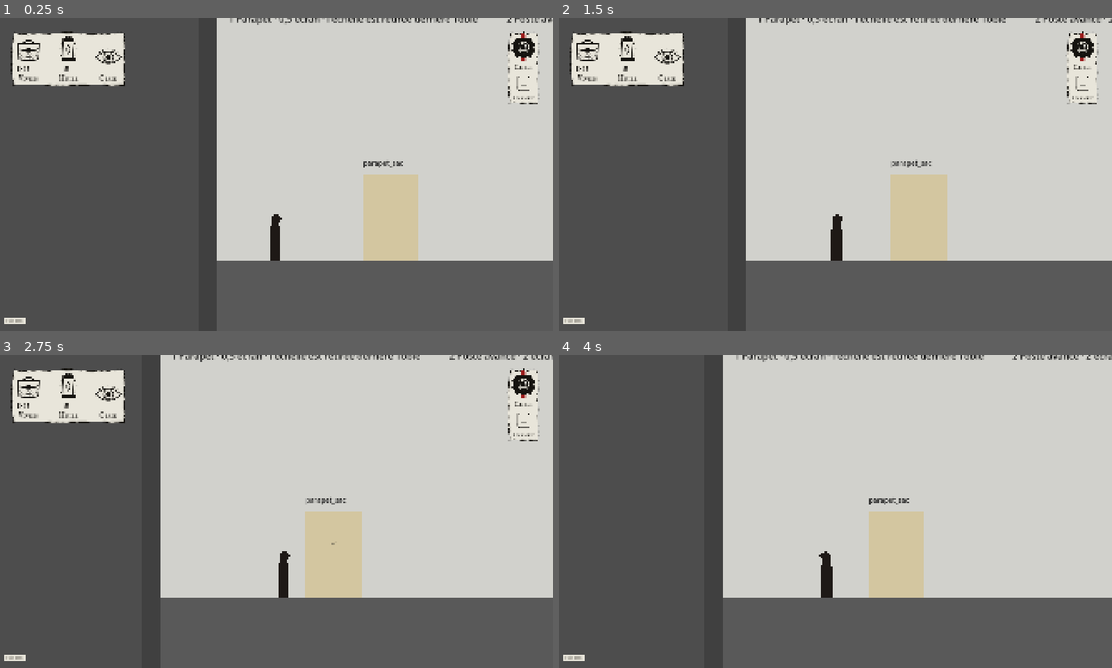
Above: before the commit, frames 1-4 (two rows, left to right).
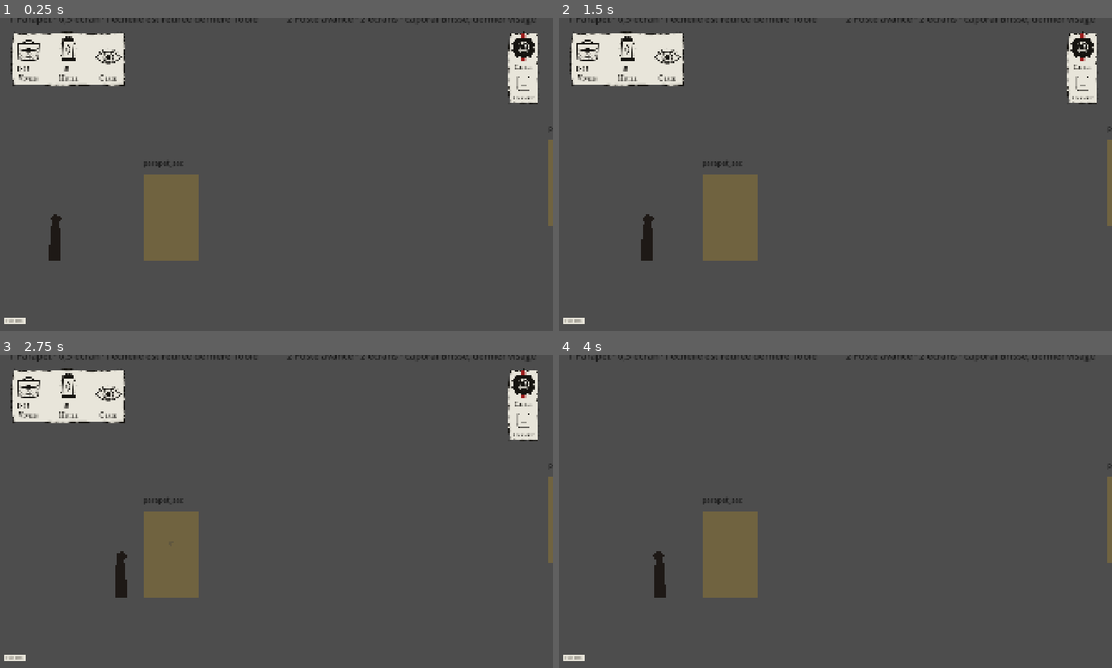
Above: after the commit, the same moments.

Repository: Mazklaus/le-dernier-pli
Game: Godot game, scene res://scenes/etapes/etape_02/etape_02.tscn
Two runs of this game, one before a commit and one after it. Both use one fixed random seed, a clock stepped at 60 frames per second and the inputs below. This scene is started directly instead of the project's main scene.
Inputs (mouse positions are in pixels of both pictures, inside the frame that each line leads up to):
- Up to frame 1 (0.25 s): no input
- Up to frame 2 (1.5 s): tap Enter (ui_accept) at 0.5, 0.77 s; move the mouse to (957, 158) at 0.52 s; hold D (deplacer_droite) 0.53-1.25 s; tap 1 (choix_1) at 0.6 s; click (957, 158) at 0.67 s; drag from (724, 190) to (923, 237) at 1.27 s
- Up to frame 3 (2.75 s): move the mouse to (331, 442) at 2.02 s; hold D (deplacer_droite) from 2.03 s (still down); tap 3 (choix_3) at 2.1 s
- Up to frame 4 (4 s): release D (deplacer_droite) at 2.75 s; drag from (807, 574) to (669, 464) at 2.77 s; move the mouse to (1001, 558) at 3.52 s; press the mouse at (1001, 558) at 3.53 s; hold A (deplacer_gauche) from 3.53 s (still down); tap Enter (ui_accept) at 3.77 s

The runs differ from the first frame. In frame 1, 49% of the frame differs, in the area x 1-100%, y 0-78%; in frame 2, 53%; in frame 3, 55%; in frame 4, 56%.

Commit message:
Brancher les décors de l'étape 2 : plans, brouillard, cheval de frise, fil, sacoche
Planche du DA (#56) : cinq plans de 1300 px de haut, trois bandes de brouillard en
tout-ou-rien de x 4800 à 10100, cheval de frise sur la chicane de Brisse, fil qui retombe
derrière Tobie après la seconde ceinture (verrou de retour), sacoche de Matthieu. Masque
les gris de la maquette (masquer_fonds_gris partagé avec l'étape 1). Caméra bornée 0–16320.

Co-Authored-By: Claude Opus 5.5 <noreply@anthropic.com>
Claude-Session: https://claude.ai/code/session_011WbKxDzNKL8tj2JSWv4M3w

Diff:
--- a/scenes/decors/decor_e1.gd
+++ b/scenes/decors/decor_e1.gd
@@ -53,7 +53,7 @@
 	_creer_cendre()
 	_creer_voiles()
 	if masquer_fonds_maquette:
-		_masquer_fonds()
+		masquer_fonds_gris()
 	_habiller_chicane()
 	_habiller_echelle()
 
@@ -126,22 +126,6 @@
 			voile.visible = false
 
 
-func _masquer_fonds() -> void:
-	var surface := get_parent().get_node_or_null("Surface") if get_parent() else null
-	if surface == null:
-		return
-	for section in surface.get_children():
-		var fond := section.get_node_or_null("Fond") as CanvasItem
-		if fond != null:
-			fond.visible = false
-		# Sol et murs gris de la maquette : le plan 3 les dessine (et s'assombrit avec le jour).
-		for corps in section.get_children():
-			if corps is StaticBody2D and (String(corps.name) == "Sol" or String(corps.name).begins_with("Mur")):
-				var visuel := corps.get_node_or_null("Visuel") as CanvasItem
-				if visuel != null:
-					visuel.visible = false
-
-
 ## La Chicane (Verrou levé après e1_ordre) prend le dessin du DA à la place du rectangle gris ;
 ## elle disparaît avec le Verrou.
 func _habiller_chicane() -> void:
--- /dev/null
+++ b/scenes/decors/decor_e2.gd
@@ -0,0 +1,217 @@
+class_name DecorE2
+extends DecorParallaxe
+## Décor de surface de l'étape 2, le No Man's Land (planche du DA, PR #56) : cinq plans
+## parallaxes de 1300 px de haut pour un niveau de 16320 px.
+## - Brouillard : trois bandes gravées qui bouclent sur x, affichées en tout-ou-rien tant que le
+##   messager est entre x 4800 et 10100 (de la première ceinture à la sortie de la seconde).
+##   La bande lointaine passe derrière le plan 2, la moyenne derrière le jeu, la proche devant
+##   le messager (elle lui mange les jambes).
+## - Cheval de frise : ferme la chicane de Brisse, part avec le Verrou (e2_poste_passe).
+## - Fil qui retombe : une fois la seconde ceinture ouverte et franchie, le fil se referme
+##   derrière Tobie et bloque le retour (verrou de retour).
+## - La sacoche de Matthieu au fond du grand trou.
+## Masque aussi les gris de la maquette (fonds, sol, murs, bandes de brouillard, souche).
+
+const DOSSIER := "res://assets/graphics/env/e2/env_e2_"
+const DOSSIER_FX := "res://assets/graphics/fx/"
+## [nom du plan, vitesse, couche] du plus lointain au plus proche.
+const PLANS := [
+	["plan0_ciel", 0.05, -50],
+	["plan1_lointain", 0.2, -40],
+	["plan2_milieu", 0.5, -30],
+	["plan3_surface", 1.0, -20],
+	["plan4_premier-plan", 1.4, 20],
+]
+## [fichier, vitesse, couche] des bandes de brouillard, de la plus lointaine à la plus proche.
+const BANDES := [
+	["fx_brouillard_01", 0.35, -35],
+	["fx_brouillard_02", 0.75, -25],
+	["fx_brouillard_03", 1.2, 10],
+]
+const LARGEUR_BANDE := 1920.0
+const BROUILLARD := Vector2(4800.0, 10100.0)
+const FONDU_BROUILLARD := 0.1
+
+const CHEVAL_FRISE := "fx_cheval-frise"
+const CHEMIN_CHICANE := "Surface/Poste/Chicane"
+## Le dessin de la planche centre la chicane à x 3260 (le Verrou est à 3230).
+const X_CHEVAL_FRISE := 3260.0
+
+const FIL_RETOMBE := "fx_fil-retombe"
+const CHEMIN_CEINTURE_DEUX := "Surface/Brouillard/CeintureDeux"
+const RENCONTRE_CEINTURE_DEUX: StringName = &"e2_barbeles_ceinture2"
+## Le fil retombe quand le messager a dépassé la seconde ceinture de cette distance.
+const MARGE_FIL := 80.0
+
+const SACOCHE := "fx_sacoche-matthieu"
+const POSITION_SACOCHE := Vector2(12900.0, 1060.0)
+
+## Gris de la maquette que le décor remplace, en plus des fonds, du sol et des murs.
+const GRIS_MAQUETTE := [
+	"Surface/Brouillard/ZoneSombre/BandeBrouillard1",
+	"Surface/Brouillard/ZoneSombre/BandeBrouillard2",
+	"Surface/Brouillard/ZoneSombre/BandeBrouillard3",
+	"Surface/Souche/SoucheVisuel",
+]
+
+@export var masquer_fonds_maquette: bool = true
+
+var plans: Array[Parallax2D] = []
+var bandes: Array[Parallax2D] = []
+var cheval_frise: Sprite2D
+var fil_retombe: StaticBody2D
+var sacoche: Sprite2D
+var fil_tombe: bool = false
+
+var _alpha_brouillard: float = 0.0
+
+
+func _ready() -> void:
+	for p: Array in PLANS:
+		var plan := creer_plan(DOSSIER + String(p[0]), float(p[1]), int(p[2]))
+		if plan != null:
+			add_child(plan)
+			plans.append(plan)
+	_creer_brouillard()
+	if masquer_fonds_maquette:
+		masquer_fonds_gris()
+		for chemin: String in GRIS_MAQUETTE:
+			var gris: CanvasItem = get_parent().get_node_or_null(chemin) as CanvasItem if get_parent() else null
+			if gris != null:
+				gris.visible = false
+	_habiller_chicane()
+	_creer_fil_retombe()
+	_poser_sacoche()
+
+
+func _process(delta: float) -> void:
+	var messager := get_tree().get_first_node_in_group(Messager.GROUPE) as Node2D
+	if messager == null:
+		return
+	_maj_brouillard(messager.global_position.x, delta)
+	if not fil_tombe:
+		_maj_fil(messager.global_position.x)
+
+
+static func dans_le_brouillard(x: float) -> bool:
+	return x >= BROUILLARD.x and x <= BROUILLARD.y
+
+
+func _sprite_fx(nom: String) -> Sprite2D:
+	var chemin := DOSSIER_FX + nom + ".png"
+	if not ResourceLoader.exists(chemin):
+		return null
+	var sprite := Sprite2D.new()
+	sprite.name = "Dessin"
+	sprite.texture = load(chemin) as Texture2D
+	sprite.texture_filter = CanvasItem.TEXTURE_FILTER_LINEAR
+	return sprite
+
+
+## Trois bandes qui bouclent sur x (Parallax2D répété), à l'échelle du monde verticalement.
+func _creer_brouillard() -> void:
+	for b: Array in BANDES:
+		var chemin := DOSSIER_FX + String(b[0]) + ".png"
+		if not ResourceLoader.exists(chemin):
+			continue
+		var bande := Parallax2D.new()
+		bande.name = String(b[0])
+		bande.scroll_scale = Vector2(float(b[1]), 1.0)
+		bande.repeat_size = Vector2(LARGEUR_BANDE, 0.0)
+		bande.repeat_times = 2
+		bande.z_index = int(b[2])
+		bande.texture_filter = CanvasItem.TEXTURE_FILTER_LINEAR
+		bande.visible = false
+		bande.modulate.a = 0.0
+		var sprite := Sprite2D.new()
+		sprite.texture = load(chemin) as Texture2D
+		sprite.centered = false
+		bande.add_child(sprite)
+		add_child(bande)
+		bandes.append(bande)
+
+
+## Tout-ou-rien selon l'abscisse du messager (fondu de FONDU_BROUILLARD s au plus).
+func _maj_brouillard(x: float, delta: float) -> void:
+	if bandes.is_empty():
+		return
+	var cible := 1.0 if dans_le_brouillard(x) else 0.0
+	if is_equal_approx(_alpha_brouillard, cible):
+		return
+	_alpha_brouillard = move_toward(_alpha_brouillard, cible, delta / FONDU_BROUILLARD)
+	for bande in bandes:
+		bande.modulate.a = _alpha_brouillard
+		bande.visible = _alpha_brouillard > 0.0
+
+
+## Le cheval de frise prend la place du rectangle gris de la Chicane ; il part avec le Verrou.
+func _habiller_chicane() -> void:
+	var chicane: Node2D = get_parent().get_node_or_null(CHEMIN_CHICANE) as Node2D if get_parent() else null
+	if chicane == null:
+		return
+	cheval_frise = _sprite_fx(CHEVAL_FRISE)
+	if cheval_frise == null:
+		return
+	var visuel := chicane.get_node_or_null("Visuel") as CanvasItem
+	if visuel != null:
+		visuel.visible = false
+	chicane.add_child(cheval_frise)
+	_poser_au_sol(cheval_frise, Vector2(X_CHEVAL_FRISE, _sol_sous(chicane)))
+
+
+## Le verrou de retour : invisible et sans collision jusqu'à ce que le fil retombe.
+func _creer_fil_retombe() -> void:
+	var ceinture: Node2D = get_parent().get_node_or_null(CHEMIN_CEINTURE_DEUX) as Node2D if get_parent() else null
+	if ceinture == null:
+		return
+	var dessin := _sprite_fx(FIL_RETOMBE)
+	if dessin == null:
+		return
+	fil_retombe = StaticBody2D.new()
+	fil_retombe.name = "FilRetombe"
+	var forme := CollisionShape2D.new()
+	forme.name = "Forme"
+	var rect := RectangleShape2D.new()
+	rect.size = Vector2(60.0, 300.0)
+	forme.shape = rect
+	forme.disabled = true
+	fil_retombe.add_child(forme)
+	fil_retombe.add_child(dessin)
+	fil_retombe.visible = false
+	add_child(fil_retombe)
+	fil_retombe.global_position = ceinture.global_position
+	_poser_au_sol(dessin, Vector2(ceinture.global_position.x, _sol_sous(ceinture)))
+
+
+func _maj_fil(x: float) -> void:
+	if fil_retombe == null or not GameState.rencontre_vue(RENCONTRE_CEINTURE_DEUX):
+		return
+	if x > fil_retombe.global_position.x + MARGE_FIL:
+		faire_tomber_fil()
+
+
+func faire_tomber_fil() -> void:
+	if fil_retombe == null or fil_tombe:
+		return
+	fil_tombe = true
+	fil_retombe.visible = true
+	(fil_retombe.get_node("Forme") as CollisionShape2D).set_deferred(&"disabled", false)
+
+
+func _poser_sacoche() -> void:
+	sacoche = _sprite_fx(SACOCHE)
+	if sacoche == null:
+		return
+	sacoche.name = "Sacoche"
+	add_child(sacoche)
+	_poser_au_sol(sacoche, POSITION_SACOCHE)
+
+
+## Place un sprite centré pour que le bas de sa texture touche le sol en (x, y_sol).
+func _poser_au_sol(sprite: Sprite2D, pied: Vector2) -> void:
+	sprite.global_position = pied - Vector2(0.0, sprite.texture.get_height() / 2.0)
+
+
+## Bas du rectangle gris d'un Verrou de la maquette (300 px de haut, centré) : le sol.
+func _sol_sous(verrou: Node2D) -> float:
+	return verrou.global_position.y + 150.0
--- a/scenes/decors/decor_parallaxe.gd
+++ b/scenes/decors/decor_parallaxe.gd
@@ -39,3 +39,22 @@
 ## Largeur totale d'un plan construit par creer_plan.
 static func largeur(plan: Parallax2D) -> float:
 	return float(plan.get_meta(&"largeur", 0.0))
+
+
+## Masque les gris de la maquette quand le décor est posé : fonds des sections (Surface/*/Fond),
+## sol et murs (leur « Visuel »). Le plan 3 les dessine.
+func masquer_fonds_gris() -> void:
+	var surface := get_parent().get_node_or_null("Surface") if get_parent() else null
+	if surface == null:
+		return
+	for section in surface.get_children():
+		var fond := section.get_node_or_null("Fond") as CanvasItem
+		if fond != null:
+			fond.visible = false
+		# Sol et murs : enfants directs de Surface (étape 2) ou des sections (étape 1).
+		for corps: Node in [section] + section.get_children():
+			var nom := String(corps.name)
+			if corps is StaticBody2D and (nom == "Sol" or nom.begins_with("Mur")):
+				var visuel := corps.get_node_or_null("Visuel") as CanvasItem
+				if visuel != null:
+					visuel.visible = false
--- a/scenes/etapes/etape_02/etape_02.tscn
+++ b/scenes/etapes/etape_02/etape_02.tscn
@@ -12,6 +12,7 @@
 [ext_resource type="Resource" path="res://dialogue/etape_02/e2_sacoche.dialogue" id="10"]
 [ext_resource type="Resource" path="res://dialogue/etape_02/e2_cantique.dialogue" id="11"]
 [ext_resource type="PackedScene" path="res://scenes/messager/messager.tscn" id="12"]
+[ext_resource type="Script" path="res://scenes/decors/decor_e2.gd" id="decor_e2"]
 
 [sub_resource type="RectangleShape2D" id="RectangleShape2D_1"]
 size = Vector2(64, 1300)
@@ -36,7 +37,12 @@
 
 [node name="Etape02" type="Node2D"]
 script = ExtResource("1")
+limite_surface_y = 1350.0
 numero_etape = 2
+bornes_camera_surface = Vector2(0, 16320)
+
+[node name="Decors" type="Node2D" parent="."]
+script = ExtResource("decor_e2")
 
 [node name="Surface" type="Node2D" parent="."]
 
--- /dev/null
+++ b/tests/unit/test_decor_e2.gd
@@ -0,0 +1,113 @@
+extends GutTest
+## Décor de surface de l'étape 2 : cinq plans de la planche du DA (#56), brouillard en
+## tout-ou-rien entre x 4800 et 10100, cheval de frise, fil qui retombe, sacoche, gris masqués.
+
+const ETAPE := preload("res://scenes/etapes/etape_02/etape_02.tscn")
+## [vitesse, largeur attendue] (planche du DA, niveau de 16320 px).
+const ATTENDU := [[0.05, 2640.0], [0.2, 4800.0], [0.5, 9120.0], [1.0, 16320.0], [1.4, 22080.0]]
+
+var _etape: EtapeBase
+var _decor: DecorE2
+
+
+func before_each() -> void:
+	GameState.reinitialiser()
+	_etape = ETAPE.instantiate()
+	add_child_autofree(_etape)
+	await wait_process_frames(2)
+	_decor = _etape.get_node("Decors") as DecorE2
+
+
+func after_all() -> void:
+	GameState.reinitialiser()
+
+
+func _aller(x: float) -> void:
+	var messager := _etape.trouver_messager()
+	messager.gravite = 0.0
+	messager.teleporter(Vector2(x, 880.0))
+
+
+func test_cinq_plans_aux_bonnes_vitesses_et_largeurs() -> void:
+	assert_eq(_decor.plans.size(), 5)
+	for i in mini(_decor.plans.size(), ATTENDU.size()):
+		var plan := _decor.plans[i]
+		assert_almost_eq(plan.scroll_scale.x, float(ATTENDU[i][0]), 0.001, plan.name)
+		assert_almost_eq(DecorParallaxe.largeur(plan), float(ATTENDU[i][1]), 1.0, plan.name)
+		assert_eq((plan.get_child(0) as Sprite2D).texture.get_height(), 1300, plan.name)
+
+
+func test_camera_bornee_a_la_surface() -> void:
+	var camera := _etape.trouver_messager().get_node("%Camera") as Camera2D
+	_aller(3000.0)
+	assert_eq(camera.limit_left, 0)
+	assert_eq(camera.limit_right, 16320)
+
+
+func test_brouillard_tout_ou_rien_de_4800_a_10100() -> void:
+	assert_eq(_decor.bandes.size(), 3)
+	assert_lt(_decor.bandes[0].z_index, _decor.plans[2].z_index, "bande lointaine derrière le plan 2")
+	assert_lt(_decor.bandes[1].z_index, _decor.plans[3].z_index, "bande moyenne derrière le jeu")
+	assert_gt(_decor.bandes[2].z_index, 0, "bande proche devant le messager")
+	assert_lt(_decor.bandes[2].z_index, _decor.plans[4].z_index)
+	_aller(3000.0)
+	await wait_process_frames(3)
+	assert_false(_decor.bandes[0].visible, "pas de brouillard avant la ceinture")
+	_aller(7000.0)
+	await wait_seconds(0.2)
+	for bande in _decor.bandes:
+		assert_true(bande.visible, bande.name)
+		assert_almost_eq(bande.modulate.a, 1.0, 0.001, bande.name)
+	_aller(10500.0)
+	await wait_seconds(0.2)
+	assert_false(_decor.bandes[0].visible, "masqué après la seconde ceinture")
+	assert_true(DecorE2.dans_le_brouillard(8256.0), "le mort est dans le brouillard")
+
+
+func test_gris_de_la_maquette_masques() -> void:
+	for section in _etape.get_node("Surface").get_children():
+		var fond := section.get_node_or_null("Fond") as CanvasItem
+		if fond != null:
+			assert_false(fond.visible, section.name)
+	assert_false((_etape.get_node("Surface/Sol/Visuel") as CanvasItem).visible)
+	for chemin: String in DecorE2.GRIS_MAQUETTE:
+		assert_false((_etape.get_node(chemin) as CanvasItem).visible, chemin)
+
+
+func test_cheval_de_frise_part_avec_la_chicane() -> void:
+	var chicane := _etape.get_node("Surface/Poste/Chicane") as Verrou
+	assert_not_null(_decor.cheval_frise)
+	assert_eq(_decor.cheval_frise.get_parent(), chicane)
+	assert_false((chicane.get_node("Visuel") as CanvasItem).visible)
+	assert_almost_eq(_decor.cheval_frise.global_position.x, DecorE2.X_CHEVAL_FRISE, 0.5)
+	assert_almost_eq(_decor.cheval_frise.global_position.y + 110.0, 780.0, 0.5, "posé sur la crête")
+	GameState.marquer_rencontre_vue(&"e2_poste_passe")
+	await wait_process_frames(2)
+	assert_false(chicane.is_visible_in_tree())
+
+
+func test_le_fil_retombe_derriere_tobie_apres_la_seconde_ceinture() -> void:
+	assert_not_null(_decor.fil_retombe)
+	assert_false(_decor.fil_retombe.visible)
+	_aller(10300.0)
+	await wait_process_frames(3)
+	assert_false(_decor.fil_tombe, "ceinture pas encore ouverte : rien ne tombe")
+	GameState.marquer_rencontre_vue(&"e2_barbeles_ceinture2")
+	_aller(9900.0)
+	await wait_process_frames(3)
+	assert_false(_decor.fil_tombe, "pas encore franchie")
+	_aller(10300.0)
+	await wait_physics_frames(3)
+	assert_true(_decor.fil_tombe)
+	assert_true(_decor.fil_retombe.visible)
+	var forme := _decor.fil_retombe.get_node("Forme") as CollisionShape2D
+	assert_false(forme.disabled, "le retour est fermé")
+	_aller(9900.0)
+	await wait_process_frames(3)
+	assert_true(_decor.fil_retombe.visible, "le fil reste tombé")
+
+
+func test_sacoche_au_fond_du_grand_trou() -> void:
+	assert_not_null(_decor.sacoche)
+	assert_almost_eq(_decor.sacoche.global_position.x, 12900.0, 0.5)
+	assert_almost_eq(_decor.sacoche.global_position.y + 45.0, 1060.0, 0.5)
Not shown, added: scenes/decors/decor_e2.gd.uid
Not shown: 1 places in scenes/etapes/etape_02/etape_02.tscn that only renumber resources
Not shown, added: tests/unit/test_decor_e2.gd.uid
